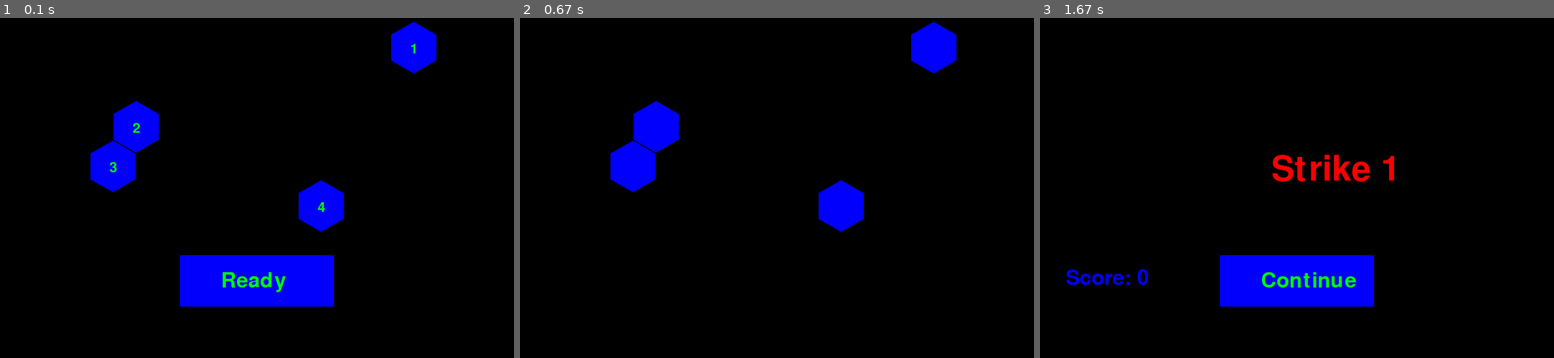
Above: before the commit, frames 1-3 (left to right).
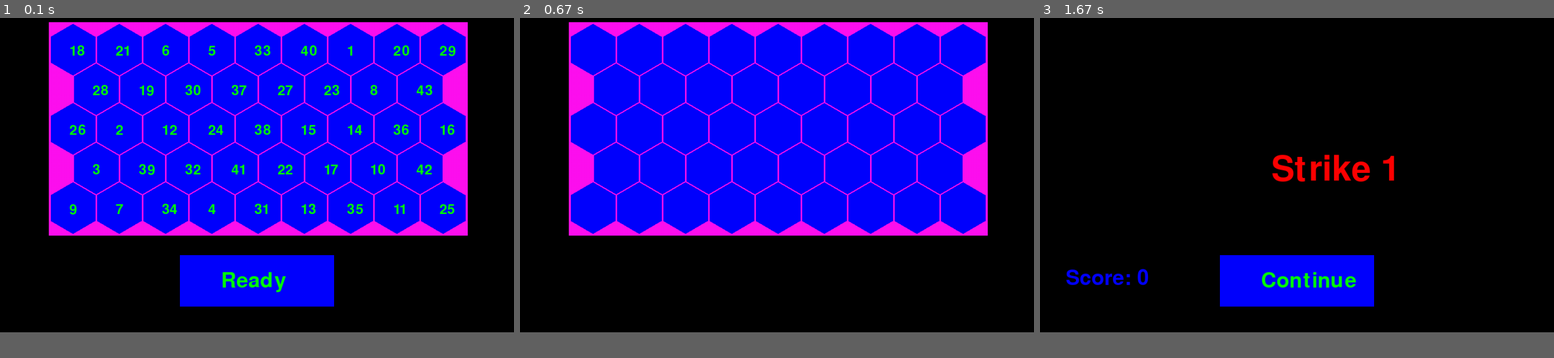
Above: after the commit, the same moments.

Repository: znavarra/Memory-Game
Game: pygame game, started from memory pygame.py
Same seed, same stepped clock (60 frames per second), same inputs: the game is played once before the commit and once after it.
Inputs (mouse positions are in pixels of both pictures, inside the frame that each line leads up to):
- Up to frame 1 (0.1 s): no input
- Up to frame 2 (0.67 s): press the mouse at (777, 279) at 0.37 s; move the mouse to (694, 198) at 0.47 s; release the mouse at (617, 113) at 0.6 s
- Up to frame 3 (1.67 s): click (1358, 194) at 1.22 s
In our replay, the window is 900x630 before the commit and 900x585 after it. These sizes can differ from the game's own. Grey fills any space a smaller window leaves; there, only what the larger window draws over its background counts as a difference.

The runs differ from the first frame. In frame 1, 48% of the frame differs, in the area x 9-91%, y 1-65%; in frame 2, 48%; in frame 3, only the window size differs.

Commit message:
playing area creation

Diff:
--- a/memory pygame.py
+++ b/memory pygame.py
@@ -6,7 +6,7 @@
 pygame.init()
 
 width = 1000
-height = 700
+height = 650
 screen = pygame.display.set_mode((width,height))
 
 blue = (0, 0, 255)
@@ -21,8 +21,11 @@
 game_over_font = pygame.font.SysFont(None, 100)
 play_again_font = pygame.font.SysFont(None, 60)
 play_again_rect = Rect(300, 400, 300, 100)
+game_screen_rect = Rect(95,47.5,815,415)
 ready_rect = Rect(350, 500, 300, 100)
 score_rect = Rect(50,525,300,100)
+
+pygame.draw.rect(screen,pink,game_screen_rect)
 
 time = []
 hexes = {}
@@ -36,17 +39,17 @@
 for k in range(5):
 
     if k%2 == 1:
-        x = 40
-        z = 11
+        x = 187.5
+        z = 8
     else:
-        x = 85
-        z = 10
+        x = 142.5
+        z = 9
 
     for j in range(z):
         array = [
             (
                 round(x + 90*j + r * math.cos(math.pi / 3 * i - math.pi / 2),1),
-                round(96 + 77 * k + r * math.sin(math.pi / 3 * i - math.pi / 2),1)
+                round(100 + 77 * k + r * math.sin(math.pi / 3 * i - math.pi / 2),1)
             )
             for i in range(6)
         ]
@@ -64,7 +67,7 @@
     clicks = 0
     order = {}
     sample = []
-    sample = random.sample(range(0,52), num)
+    sample = random.sample(range(0,43), num)
 
     label = 1
     for samp in sample:
@@ -145,7 +148,7 @@
 start_time = 0
 current_time = 0
 run = True
-number = 4
+number = 43
 game_over = False
 ready_click = False
 strike = 0
@@ -165,6 +168,7 @@
         if event.type == pygame.MOUSEBUTTONDOWN and event.button == 1:
 
             pos = pygame.mouse.get_pos()
+            print(pos)
 
             if ready_rect.collidepoint(pos) and ready_click == False:
 
